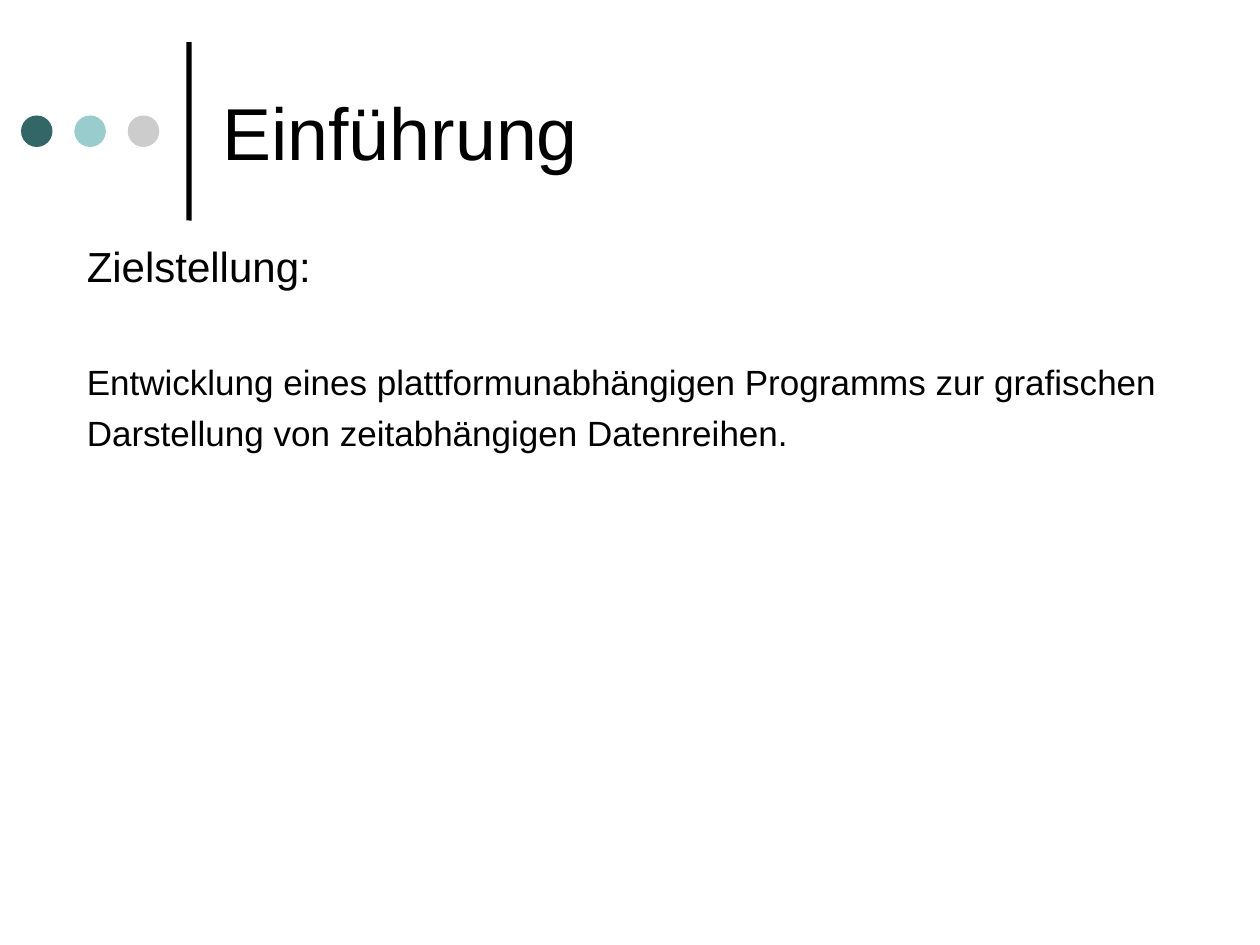
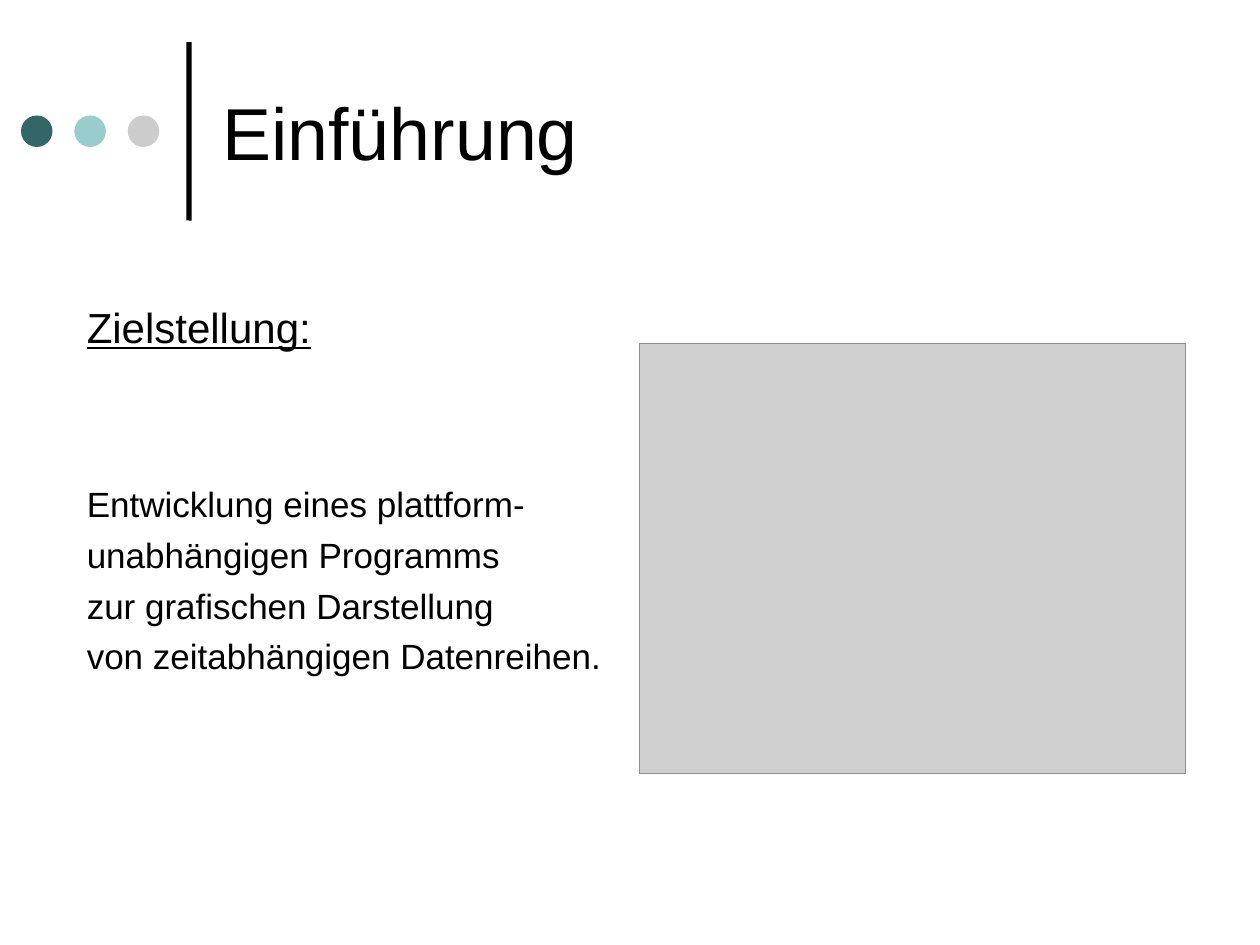
Before and after one commit to BackupTheBerlios/wedabecha-svn, a slide deck: slide 3 of dokumente/SWP Gruppe 6.ppt. Drawn at 1260x945 pixels with LibreOffice and Linux fonts; fonts in the diff are those of the drawing; grey boxes stand for pictures. Boxes give left, top, right and bottom in pixels: in the first picture for what was removed or moved away, otherwise in the second. Text is boxed around its words. In the diff, an @@ line names an element or a change of style, - is before the commit and + after.

```diff
--- a/dokumente/SWP Gruppe 6.ppt
+++ b/dokumente/SWP Gruppe 6.ppt
@@ text at (x1=87, y1=312, x2=311, y2=352): underline on in "Zielstellung:" @@
@@ picture added at (x1=640, y1=344, x2=1186, y2=774) @@
@@ text at (x1=87, y1=491, x2=601, y2=676): text changed @@
-Entwicklung eines plattformunabhängigen Programms zur grafischen
-Darstellung von zeitabhängigen Datenreihen.
+Entwicklung eines plattform-
+unabhängigen Programms
+zur grafischen Darstellung
+von zeitabhängigen Datenreihen.
```
Also in this commit, not shown: 1 other file.
